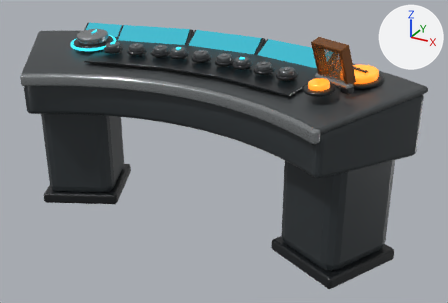
A saved change to the glTF model public/assets/models/mission-control-workbench.glb.
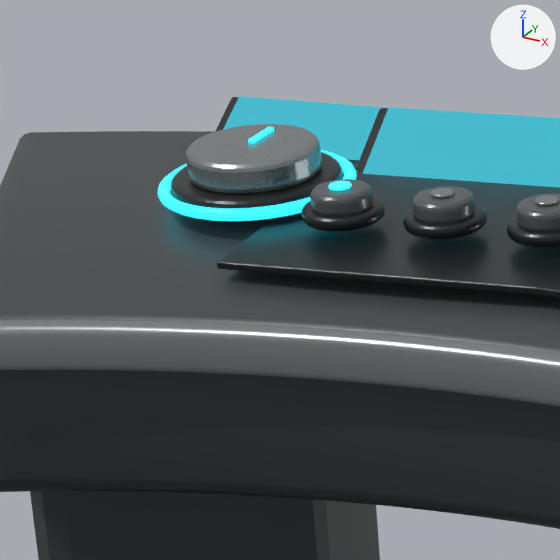
Each version appears first whole from a camera (50 mm lens) standing at (1.992, -3.429, 1.994) and looking at (0.187, -0.147, 0.353), and next in a close-up on the part from 8% to 36% of the width and 0% to 43% of the height. Lighting does not change. The marker at upper right points along +X, +Y and +Z. The last two pictures show the newer version. Where no turn or scale is listed for an object, it has been applied to the vertices.

Names of what the first close-up shows: 'Knob_Main_Base', 'Knob_Main_Grip', 'Knob_Main_Radial_Ring', 'Knob_Main_Touch_Target', 'Pedestal_Left', 'Radio_01_Cap', 'Radio_02_Cap', 'Radio_Group_01_Inset', 'Screen_Group_01', 'Workbench_Continuous_Body', 'Workbench_Continuous_Deck', 'Workbench_Front_Trim' and 11 more.
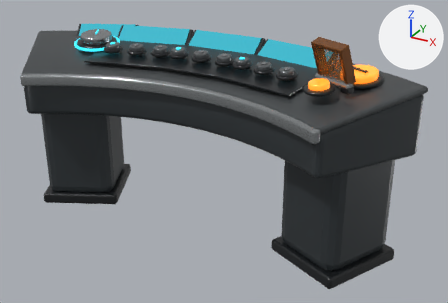
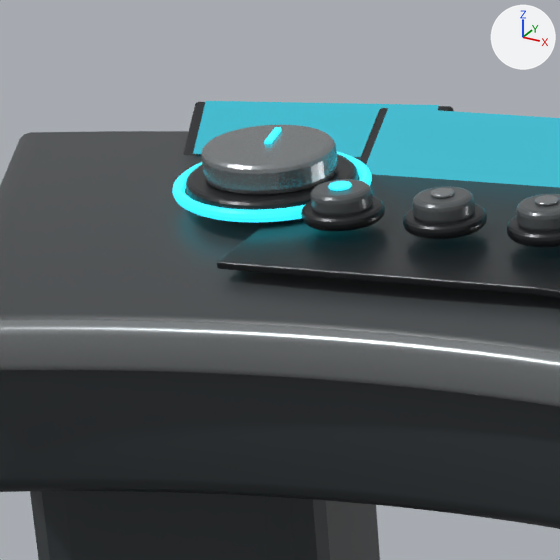
Commit message: Tune VR stress knob direction

ob_control_station_knob is not drawn itself; it is the parent of ob_control_knob_main, ob_screen_knob, ob_screen_knob_frame.

The change in detail:
Object 'Control_Station_Knob' (ob_control_station_knob) turns from (0, 0, 10) to (0, 0, 24) degrees about x, y and z.

Where the change shows, as pixel boxes (x1, y1, x2, y2) in the close-ups (560 x 560 px):
'Knob_Main_Touch_Target', turned
    before: (163, 60, 379, 190)
    after: (161, 65, 393, 182)
'Knob_Main_Grip', turned
    before: (185, 128, 322, 194)
    after: (201, 131, 338, 195)
'Knob_Main_Base', turned
    before: (171, 165, 343, 208)
    after: (186, 162, 358, 210)
'Knob_Main_Radial_Ring', turned
    before: (158, 164, 356, 221)
    after: (172, 164, 372, 223)
'Screen_Knob', turned (mostly hidden)
    before: (369, 106, 384, 127)
    after: (386, 104, 439, 110)
'Knob_Main_Indicator', turned
    before: (248, 127, 273, 144)
    after: (264, 128, 281, 144)
'Screen_Knob_Frame', turned (not visible before)
    after: (438, 106, 454, 111)
